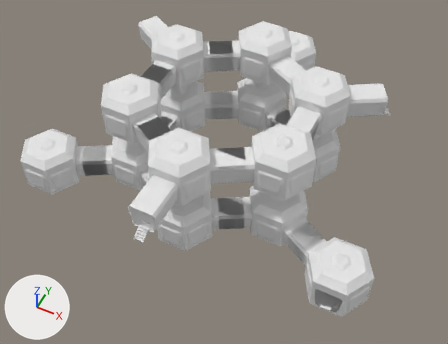
Renders of the Blender file Assets/Models/Master_Scene.blend from each side of a commit.
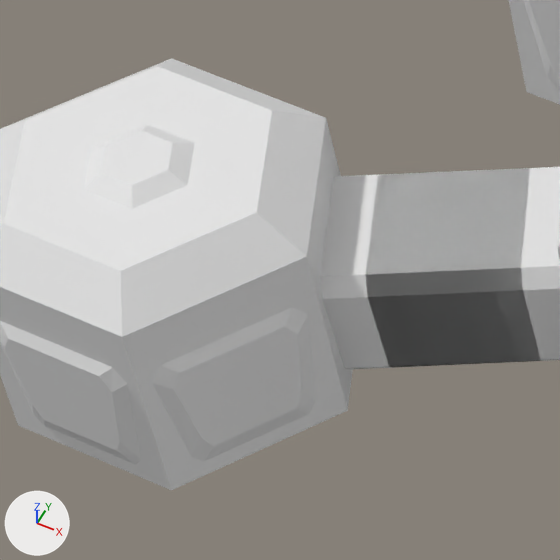
The first picture shows the older version from a camera (50 mm lens) standing at (33.2, -67.0, 81.8) and looking at (2.2, -5.0, 4.3). The close-ups show both versions on the part from 6% to 25% of the width and 35% to 60% of the height of that picture; other places that the commit changed are outside them. Every picture has the same lights, and +X, +Y and +Z are marked at lower left.

The first close-up shows 'Gang_Kurz.016', 'Gang_Kurz.017', 'Modul_Klein.008', 'Modul_Klein.010', 'Tuer.016', 'Tuer.017', 'Verkleidung_Oben.008', 'Verkleidung_Seiten.018', 'Verkleidung_Seiten.025', 'Verkleidung_Seiten.027'.
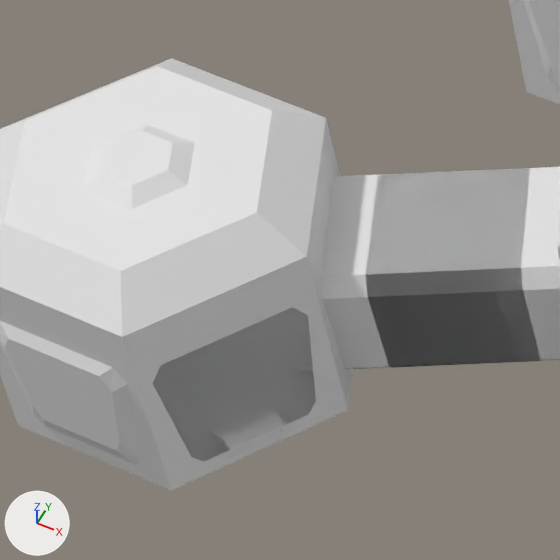
Changed parts and their boxes (x1, y1, x2, y2) in the close-ups (560 x 560 px):
'Verkleidung_Seiten.027', turned (not visible afterwards): before (152, 307, 316, 461)
'treppe.019', added: after (209, 404, 287, 457)
'Verkleidung_Unten.008', unchanged, uncovered by the edit: after (153, 332, 250, 402)

Diff of the bpy script that builds the scene:
```diff
--- a/Assets/Models/Master_Scene.blend.py
+++ b/Assets/Models/Master_Scene.blend.py
@@ ob_verkleidung_seiten_027 @@
 ob_verkleidung_seiten_027.location = (-25.98, -15.0, 0.0)
-ob_verkleidung_seiten_027.rotation_euler = (0.0, 0.0, -8.378)  # degrees (0, 0, 240)
+ob_verkleidung_seiten_027.rotation_euler = (0.0, 0.0, -11.52)  # degrees (0, 0, 60)
 ob_verkleidung_seiten_027.show_instancer_for_render = False
@@ ob_treppe_019 @@
+ob_treppe_019 = bpy.data.objects.new('treppe.019', None)
+ob_treppe_019.location = (-25.98, -15.0, 0.0)
+ob_treppe_019.rotation_euler = (0.0, 0.0, -4.189)  # degrees (0, 0, -240)
+ob_treppe_019.show_instancer_for_render = False
+ob_treppe_019.instance_type = 'COLLECTION'
+ob_treppe_019.instance_collection = col_treppe
```
